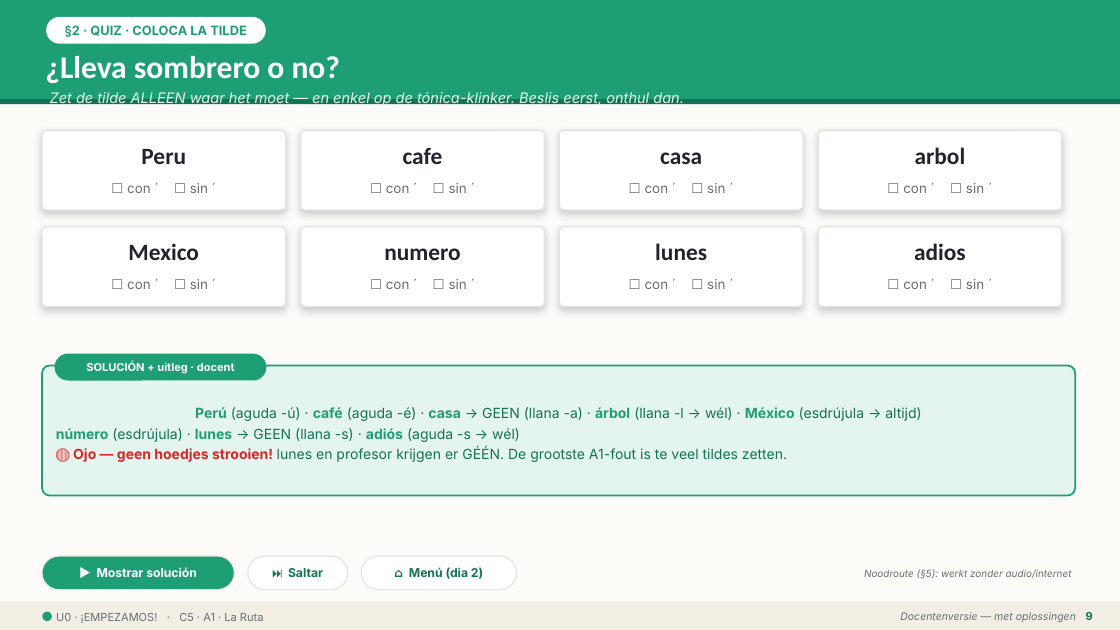
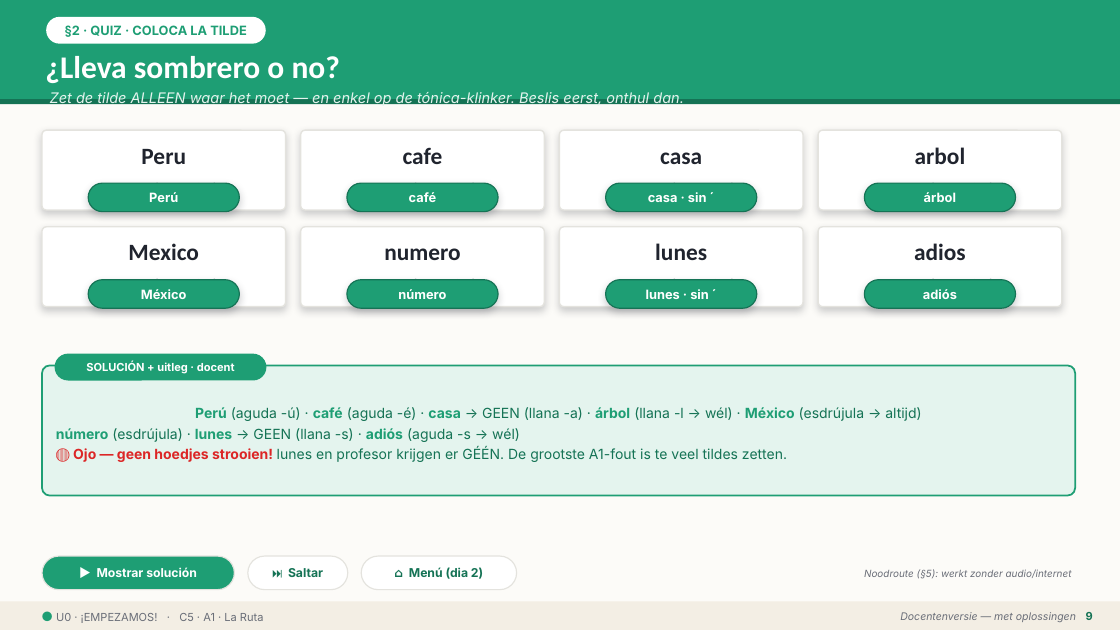
Before and after one commit to WimWuyts/espa-ol-en-la-pr-ctica, a slide deck: slide 9 of 03-build/pptx/C5_U0_docente.pptx. Drawn at 1120x630 pixels with LibreOffice and Linux fonts; fonts in the diff are those of the drawing. Boxes give left, top, right and bottom in pixels: in the first picture for what was removed or moved away, otherwise in the second. Text is boxed around its words. In the diff, an @@ line names an element or a change of style, - is before the commit and + after.

```diff
--- a/03-build/pptx/C5_U0_docente.pptx
+++ b/03-build/pptx/C5_U0_docente.pptx
@@ rounded rectangle added at (88, 183, 239, 212), fill #1E9E74, outline #157355 1 pt, 11 pt, text #FFFFFF, bold @@
+Perú
@@ rounded rectangle added at (347, 183, 498, 212), fill #1E9E74, outline #157355 1 pt, 11 pt, text #FFFFFF, bold @@
+café
@@ rounded rectangle added at (606, 183, 757, 212), fill #1E9E74, outline #157355 1 pt, 11 pt, text #FFFFFF, bold @@
+casa · sin ´
@@ rounded rectangle added at (865, 183, 1016, 212), fill #1E9E74, outline #157355 1 pt, 11 pt, text #FFFFFF, bold @@
+árbol
@@ rounded rectangle added at (88, 280, 239, 308), fill #1E9E74, outline #157355 1 pt, 11 pt, text #FFFFFF, bold @@
+México
@@ rounded rectangle added at (347, 280, 498, 308), fill #1E9E74, outline #157355 1 pt, 11 pt, text #FFFFFF, bold @@
+número
@@ rounded rectangle added at (606, 280, 757, 308), fill #1E9E74, outline #157355 1 pt, 11 pt, text #FFFFFF, bold @@
+lunes · sin ´
@@ rounded rectangle added at (865, 280, 1016, 308), fill #1E9E74, outline #157355 1 pt, 11 pt, text #FFFFFF, bold @@
+adiós
```
Also in this commit, not shown: 5 other slides changed, 5 other files.
